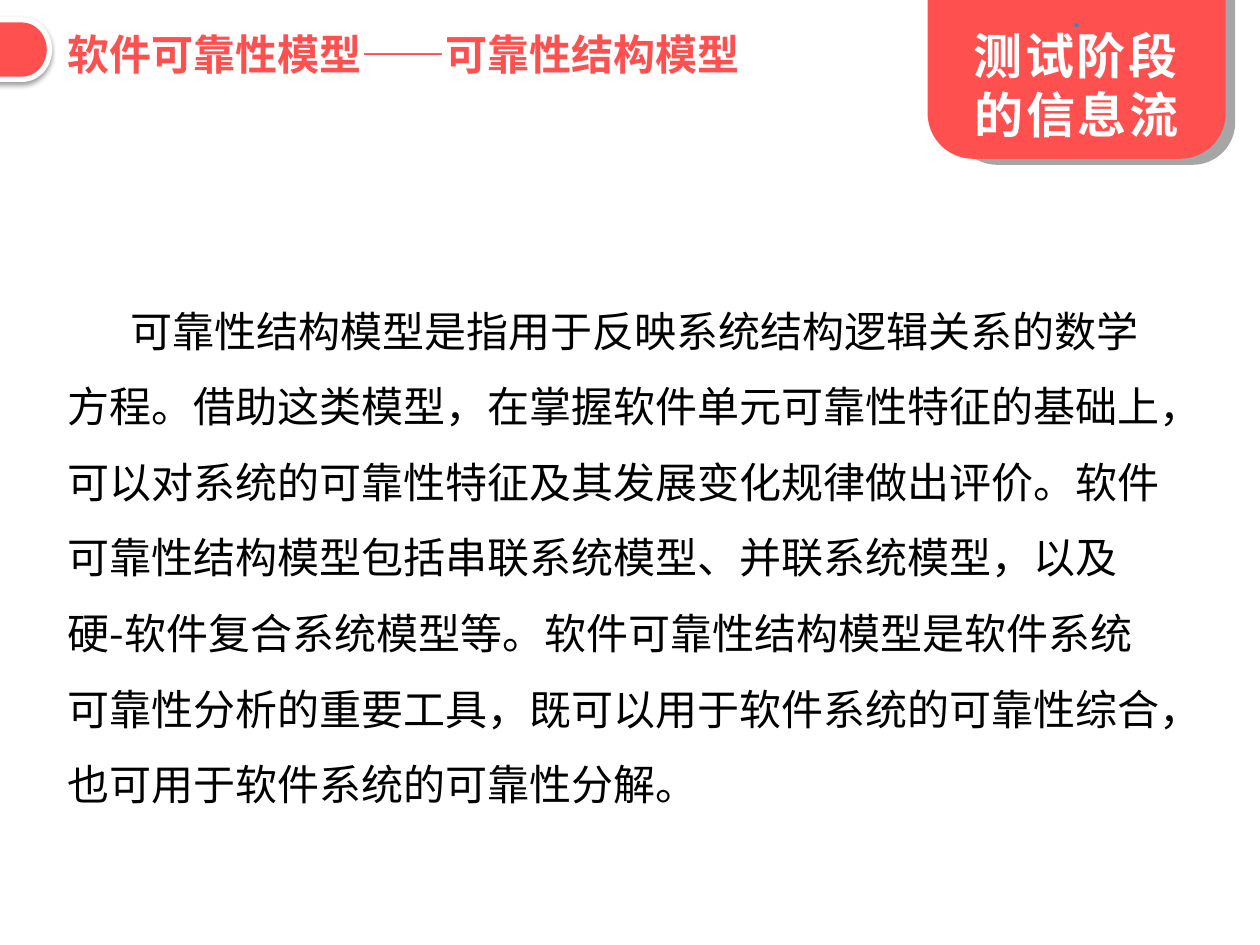
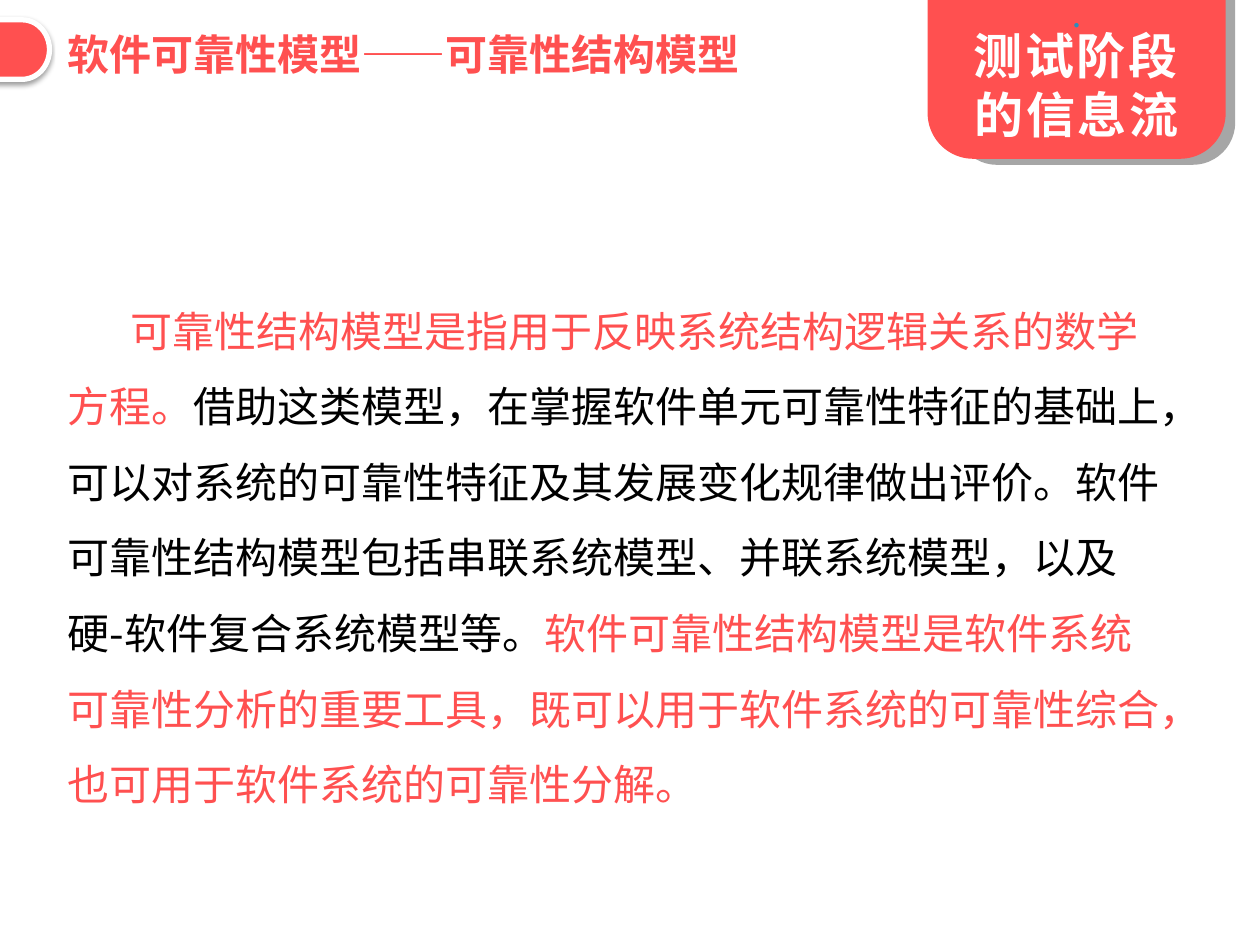
Before and after one commit to Lipingchang/SE2018-G09, a slide deck: slide 31 of 翻转PPT1/SE2018春-G09-第11周作业-翻转PPT1.pptx. Drawn at 1260x945 pixels with LibreOffice and Linux fonts; fonts in the diff are those of the drawing. Boxes give left, top, right and bottom in pixels: in the first picture for what was removed or moved away, otherwise in the second. Text is boxed around its words. In the diff, an @@ line names an element or a change of style, - is before the commit and + after.

```diff
--- a/翻转PPT1/SE2018春-G09-第11周作业-翻转PPT1.pptx
+++ b/翻转PPT1/SE2018春-G09-第11周作业-翻转PPT1.pptx
@@ text "可靠性结构模型是指用于反映系统结构逻辑关系的数学方程。借助这类模型，在掌握软件单元可靠性特征的基础上，可以对系统的可靠性 ..." at [68, 311, 1202, 804]: text colour #000000 to #FF5050 in "可靠性结构模型是指用于反映系统结构逻辑关系的数学方程。借助这类模型，在掌握软件单元可靠性特征的基础上，可以对系统的可靠性 ..." @@
```
Also in this commit, not shown: 5 other slides changed.
